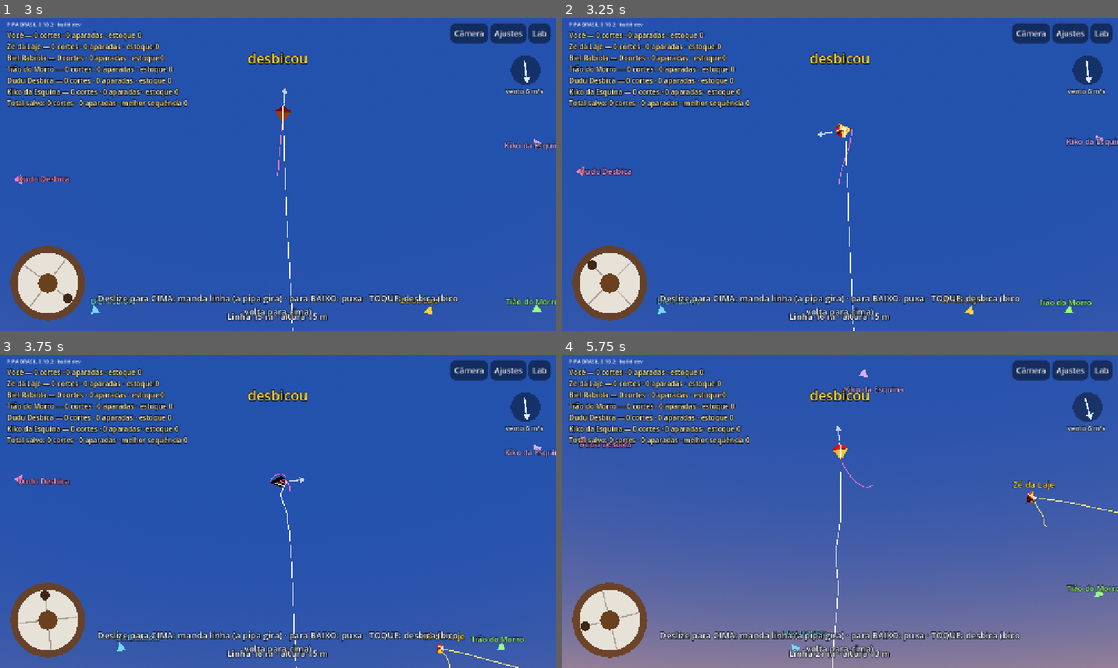
Above: before the commit, frames 1-4 (two rows, left to right).
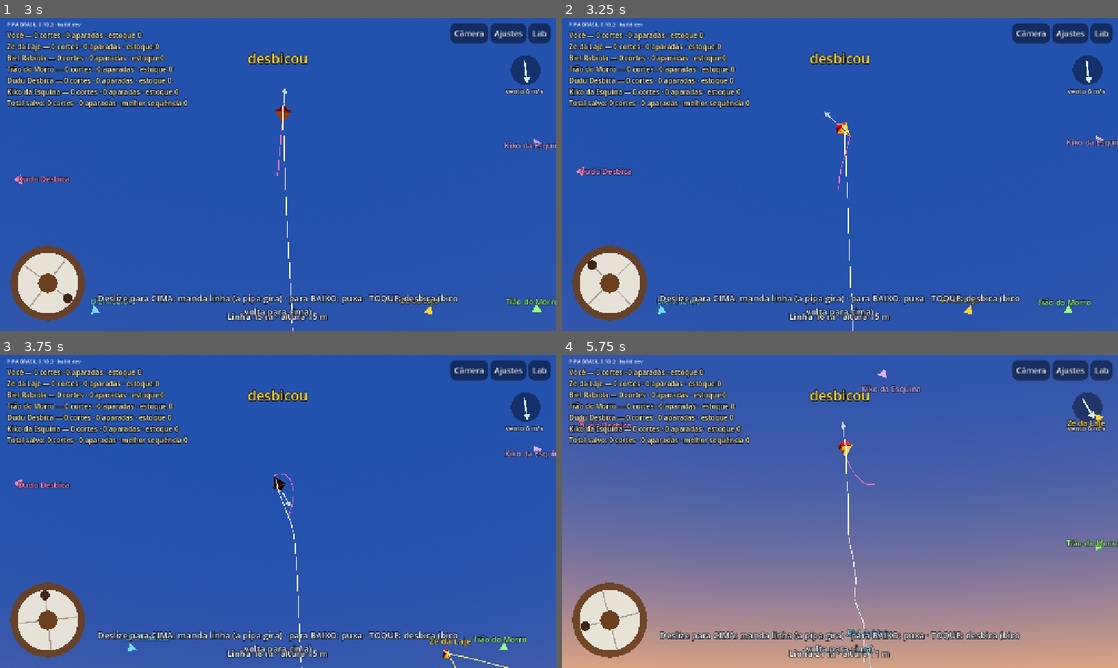
Above: after the commit, the same moments.

Repository: lucaskaeller201-ui/Pipa-Brasil
Game: Godot game, scene res://scenes/main/main.tscn
Same seed, same stepped clock (60 frames per second), same inputs: the game is played once before the commit and once after it.
Inputs (mouse positions are in pixels of both pictures, inside the frame that each line leads up to):
- Up to frame 1 (3 s): tap Enter at 0.5 s; move the mouse to (400, 158) at 0.52 s; hold W 0.53-1.25 s; tap Z at 0.6 s; click (400, 158) at 0.67 s; tap Space at 0.77 s; drag from (166, 190) to (250, 237) at 1.27 s; move the mouse to (333, 105) at 2.02 s; hold W 2.03-2.75 s; tap Q at 2.1 s; drag from (250, 237) to (111, 127) at 2.77 s
- Up to frame 2 (3.25 s): no input
- Up to frame 3 (3.75 s): move the mouse to (444, 558) at 3.52 s; hold A from 3.53 s (still down); tap Z at 3.6 s
- Up to frame 4 (5.75 s): tap Space at 3.77 s; release A at 4.25 s; drag from (673, 464) to (756, 433) at 4.27 s; move the mouse to (867, 511) at 5.02 s; hold S from 5.03 s (still down); tap Q at 5.1 s; click (867, 511) at 5.17 s

Frame 1 is identical in both runs. In frame 2, 0.6% of the frame differs, in the area x 18-100%, y 29-100%; in frame 3, 1.4%; in frame 4, 53%, in the area x 0-100%, y 4-100%.

Commit message:
Giro mandando linha nunca passa do comando nem gira ao contrário
Co-Authored-By: Claude Opus 5.5 <noreply@anthropic.com>
Claude-Session: https://claude.ai/code/session_01VcBVPpGPHbKMkWY2F5CwiY

Diff:
--- a/sim/kite/kite_body.gd
+++ b/sim/kite/kite_body.gd
@@ -221,9 +221,10 @@
 				var bico_cima := (rotation * Vector3.UP).dot(Vector3.UP)
 				var taxa := minf(d.spin_give_rate_deg, d.spin_per_line_speed_deg * give_speed)
 				var alvo := d.spin_give_sign * deg_to_rad(taxa) * (1.0 - d.spin_gravity_mod * bico_cima)
-				novo = move_toward(wnn, alvo, deg_to_rad(d.spin_give_accel_deg) * h)
-				if signf(novo) == signf(alvo) and absf(novo) > absf(alvo):
-					novo = alvo   # o vento não passa do teto
+				# acelera aos poucos até o comando, mas nunca passa dele (nem gira
+				# ao contrário): vento e rabiola não fazem furacão
+				var teto := absf(alvo)
+				novo = clampf(move_toward(clampf(wnn, -teto, teto), alvo, deg_to_rad(d.spin_give_accel_deg) * h), -teto, teto)
 			SpinMode.SPIN_KICK:
 				# Desbico (D-031): a folga curta deixa a pipa se endireitar —
 				# o bico volta para cima pelo caminho mais curto.
--- a/tests/scenarios/test_pipa_rio.gd
+++ b/tests/scenarios/test_pipa_rio.gd
@@ -63,7 +63,6 @@
 		var normal := f.kite.rotation * Vector3(0.0, 0.0, 1.0)
 		soma += absf(rad_to_deg(f.kite.angular_velocity.dot(normal)))
 		n += 1
-	print("      [giro diag] modo %d, linha saindo %.2f m/s, teto %.0f, por m/s %.0f, alvo %.0f°/s, ω total %.0f°/s" % [f.kite.spin_mode, f.kite.give_speed, f.kite.definition.spin_give_rate_deg, f.kite.definition.spin_per_line_speed_deg, rad_to_deg(f.kite._spin_alvo), rad_to_deg(f.kite.angular_velocity.length())])
 	print("      [giro %.1f m/s] no corpo %.0f°/s; visto do céu %.0f°/s; elevação %.0f°" % [velocidade, soma / n, soma_ceu / taxas.size(), f.elevation_deg()])
 	return soma / n
 
